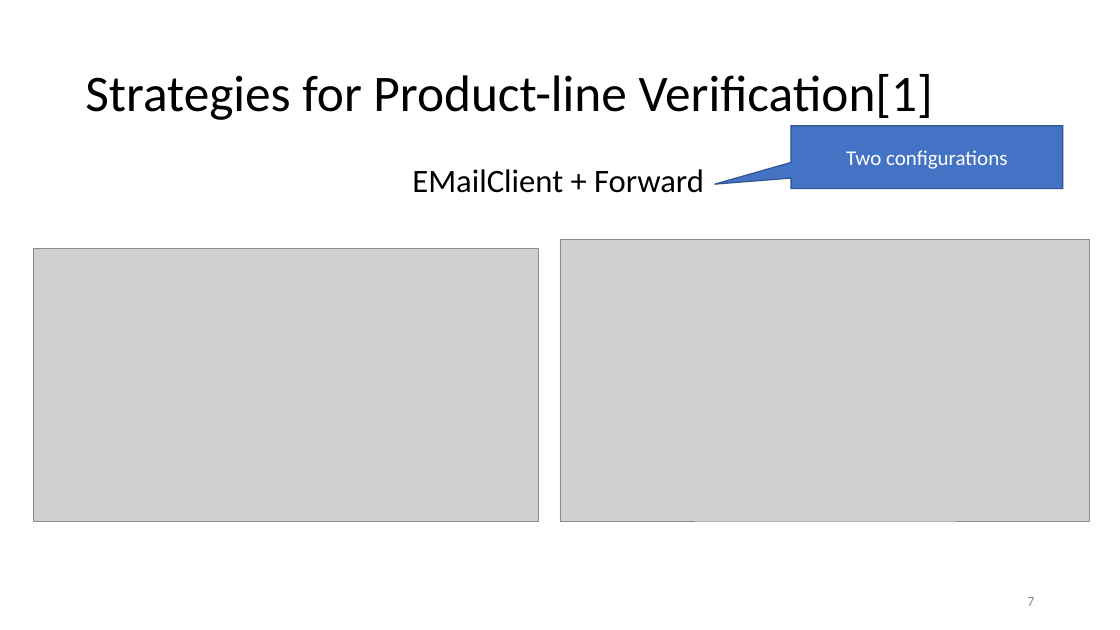
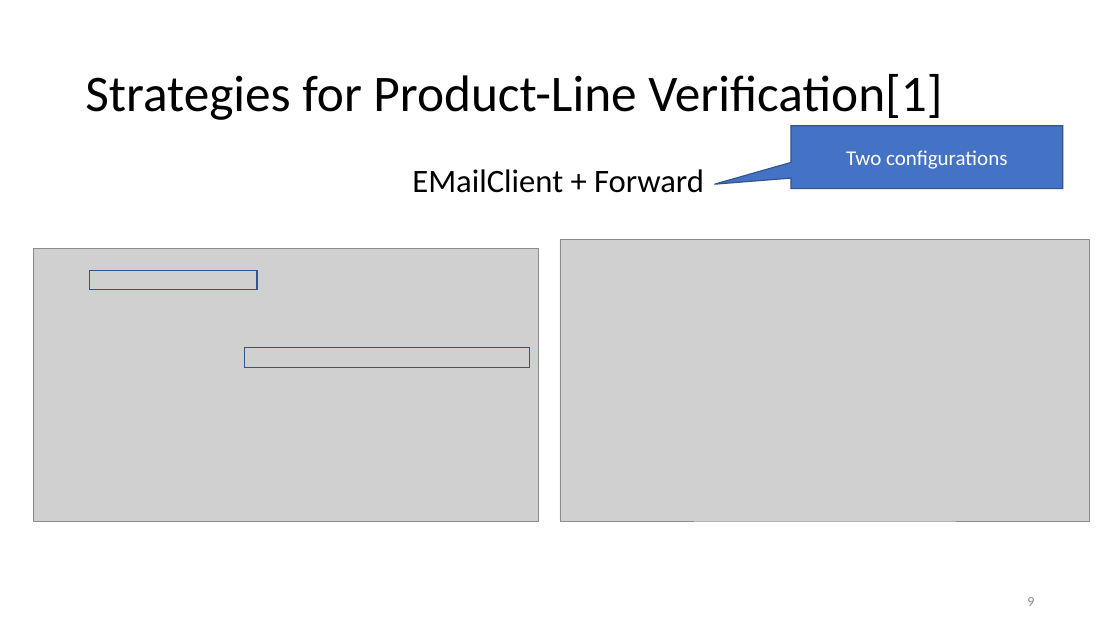
Before and after one commit to ramyshahin/ProductLineAnalysis, a slide deck: slide 9 of doc/quals/quals.pptx (slide 7 before the commit). Drawn at 1120x630 pixels with LibreOffice and Linux fonts; fonts in the diff are those of the drawing; grey boxes stand for pictures. Boxes give left, top, right and bottom in pixels: in the first picture for what was removed or moved away, otherwise in the second. Text is boxed around its words. In the diff, an @@ line names an element or a change of style, - is before the commit and + after.

```diff
--- a/doc/quals/quals.pptx
+++ b/doc/quals/quals.pptx
@@ title at (85,74,942,120): text changed @@
-Strategies for Product-line Verification[1]
+Strategies for Product-Line Verification[1]
@@ rectangle added at (89,271,257,290), outline #325491 1 pt @@
@@ rectangle added at (245,348,529,367), outline #325491 1 pt @@
@@ page number at (1027,597,1034,606): text changed @@
-7
+9
```
Also in this commit, not shown: 8 other slides changed, 11 slides added.
